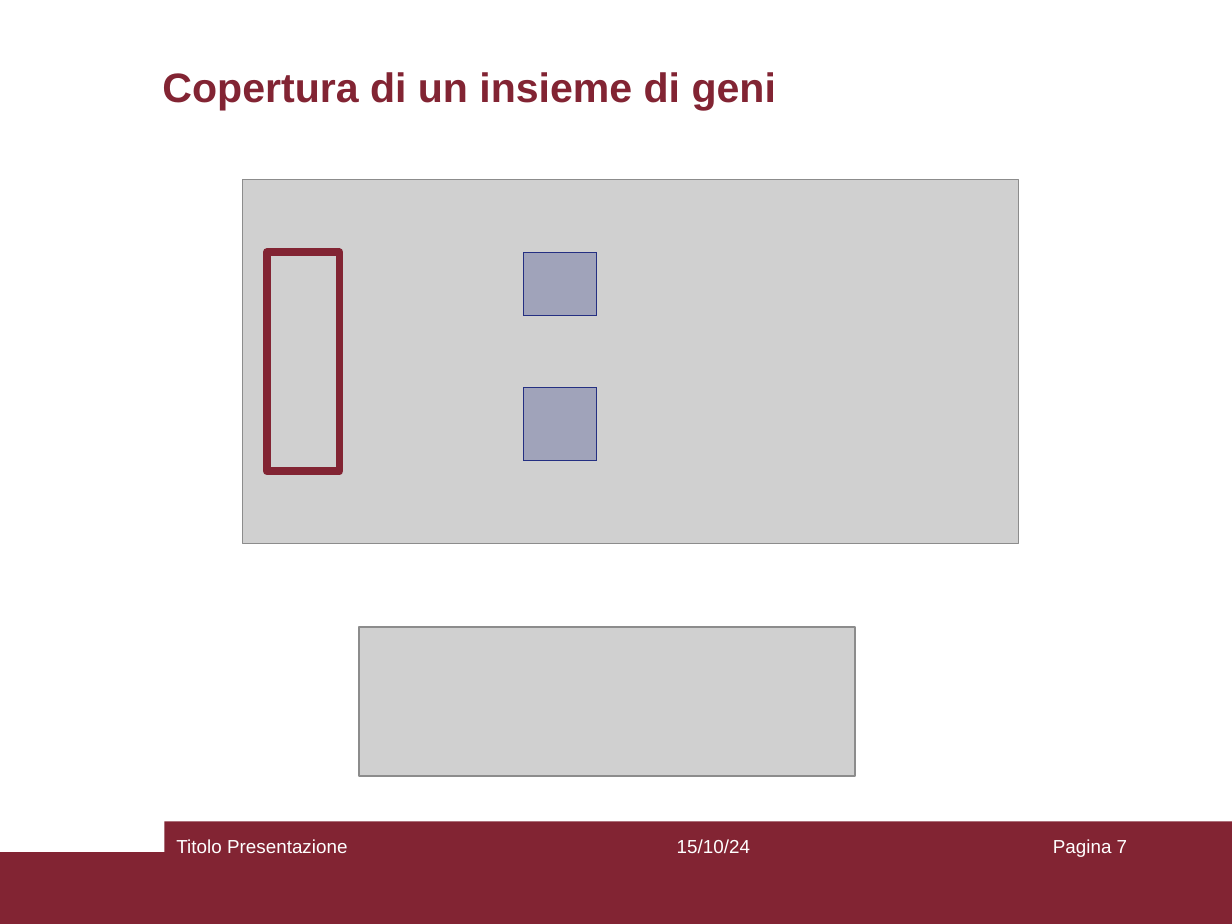
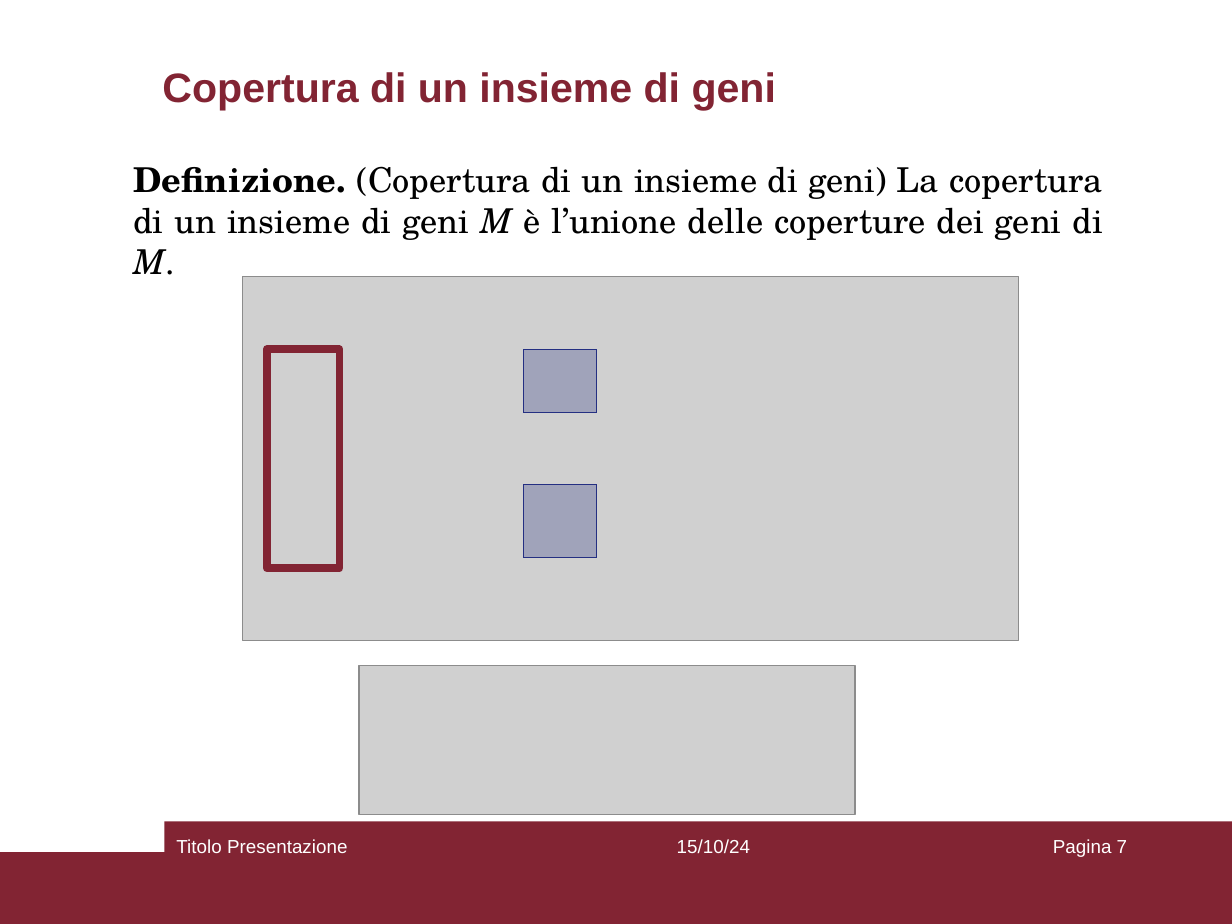
Before and after one commit to aflaag/bsc-thesis, a slide deck: slide 7 of presentation/slides.odp. Drawn at 1232x924 pixels with LibreOffice and Linux fonts; fonts in the diff are those of the drawing; grey boxes stand for pictures. Boxes give left, top, right and bottom in pixels: in the first picture for what was removed or moved away, otherwise in the second. Text is boxed around its words. In the diff, an @@ line names an element or a change of style, - is before the commit and + after.

Commit message:
added text to slides

```diff
--- a/presentation/slides.odp
+++ b/presentation/slides.odp
@@ text added at box(133, 166, 1102, 275), 20 pt, text #000000 @@
+Definizione. (Copertura di un insieme di geni) La copertura di un insieme di geni M è l’unione delle coperture dei geni di M.
@@ 4 rectangles, 1 picture: place and size @@
-4 rectangles, 1 picture at box(243, 180, 1019, 543)
+4 rectangles, 1 picture at box(243, 276, 1019, 639)
@@ picture: place and size @@
-picture at box(359, 627, 855, 776)
+picture at box(359, 665, 855, 814)
```
Also in this commit, not shown: 18 other slides changed, 4 other files.
